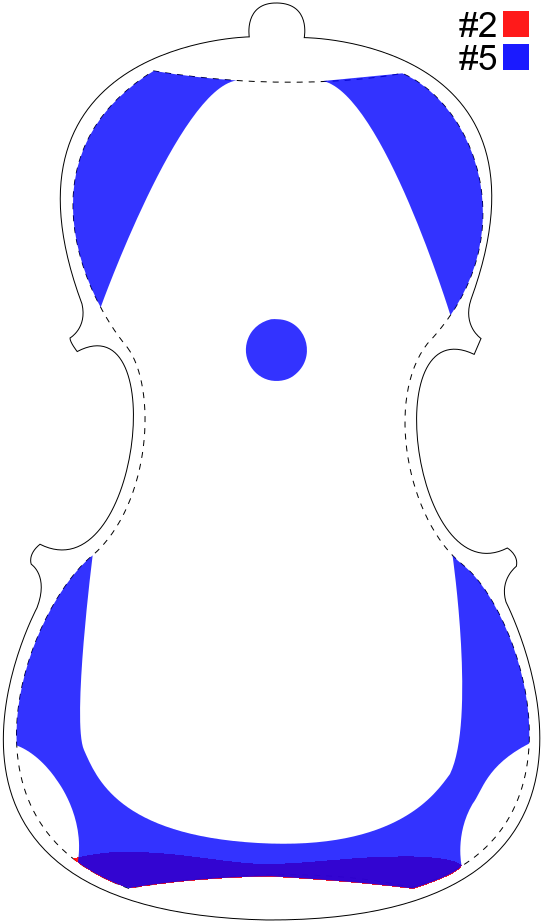
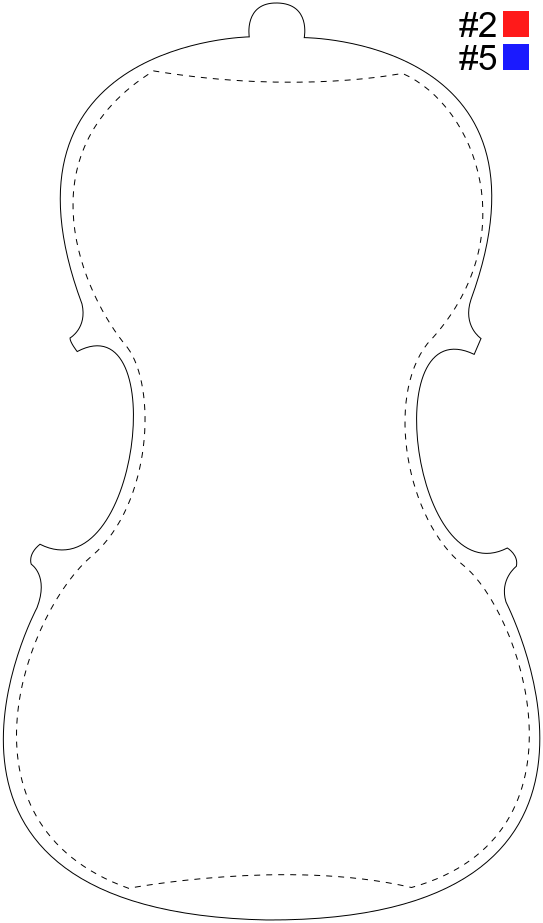
The second 543×923 image is a revision of the first. Changes to its layers:
hid "5P" over [16, 70, 530, 889]
hid "2L", opacity 90% → 80% over [73, 852, 462, 889]
